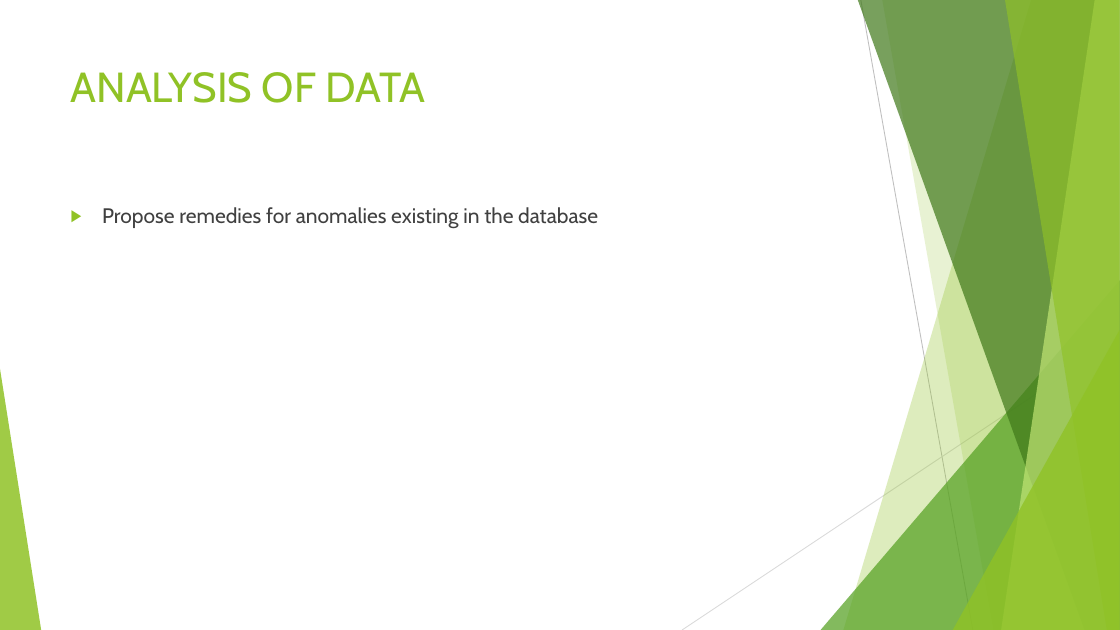
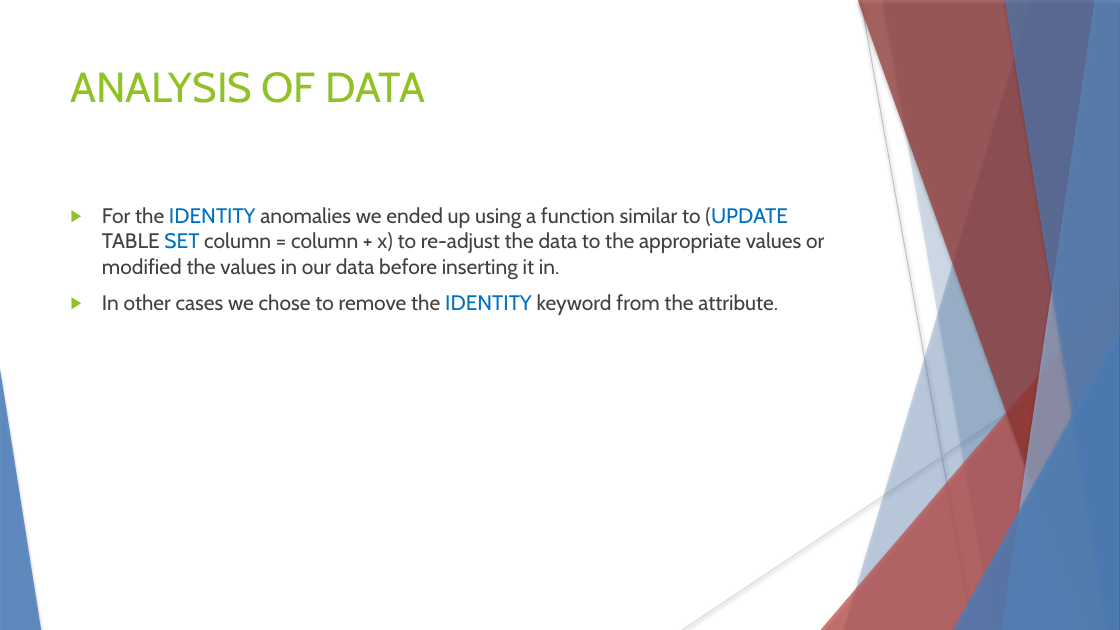
Before and after one commit to Phantom217/CMPS339DB-project, a slide deck: slide 44 of FinalPresentationPowerPoint.pptx (slide 45 before the commit). Drawn at 1120x630 pixels with LibreOffice and Linux fonts; fonts in the diff are those of the drawing. Boxes give left, top, right and bottom in pixels: in the first picture for what was removed or moved away, otherwise in the second. Text is boxed around its words. In the diff, an @@ line names an element or a change of style, - is before the commit and + after.

```diff
--- a/FinalPresentationPowerPoint.pptx
+++ b/FinalPresentationPowerPoint.pptx
@@ freeform shape at [844, 0, 1120, 630]: fill #90C226 at 30% opacity to #4F81BD at 30% opacity; shadow on @@
@@ freeform shape at [858, 0, 1120, 630]: fill #3F7819 at 70% opacity to #953735 at 70% opacity; shadow on @@
@@ line (861, 0) - (973, 630): stroke #BFBFBF 0.75 pt to #BFBFBF 0.74 pt @@
@@ freeform shape at [882, 0, 1120, 630]: fill #90C226 at 20% opacity to #4F81BD at 20% opacity; shadow on; outline redrawn @@
@@ freeform shape at [1002, 0, 1120, 630]: fill #C0E474 at 70% opacity to #95B3D7 at 70% opacity; shadow on @@
@@ freeform shape at [1005, 0, 1120, 630]: fill #90C226 at 65% opacity to #4F81BD at 65% opacity; shadow on @@
@@ text at [102, 207, 824, 315]: text changed @@
-▶ Propose remedies for anomalies existing in the database
+▶ For the IDENTITY anomalies we ended up using a function similar to (UPDATE TABLE SET column = column + x) to re-adjust the data to the appropriate values or modified the values in our data before inserting it in.
+▶ In other cases we chose to remove the IDENTITY keyword from the attribute.
@@ triangle at [821, 280, 1120, 630]: fill #54A021 at 72% opacity to #C0504D at 72% opacity; shadow on @@
@@ line (1120, 339) - (682, 630): stroke #D9D9D9 0.75 pt to #D9D9D9 0.74 pt @@
@@ triangle at [953, 330, 1120, 630]: fill #90C226 at 80% opacity to #4F81BD at 80% opacity; shadow on @@
@@ triangle at [0, 369, 41, 630]: fill #90C226 at 85% opacity to #4F81BD at 85% opacity; shadow on @@
```
Also in this commit, not shown: 42 other slides changed, 1 slide added, 2 slides removed.
